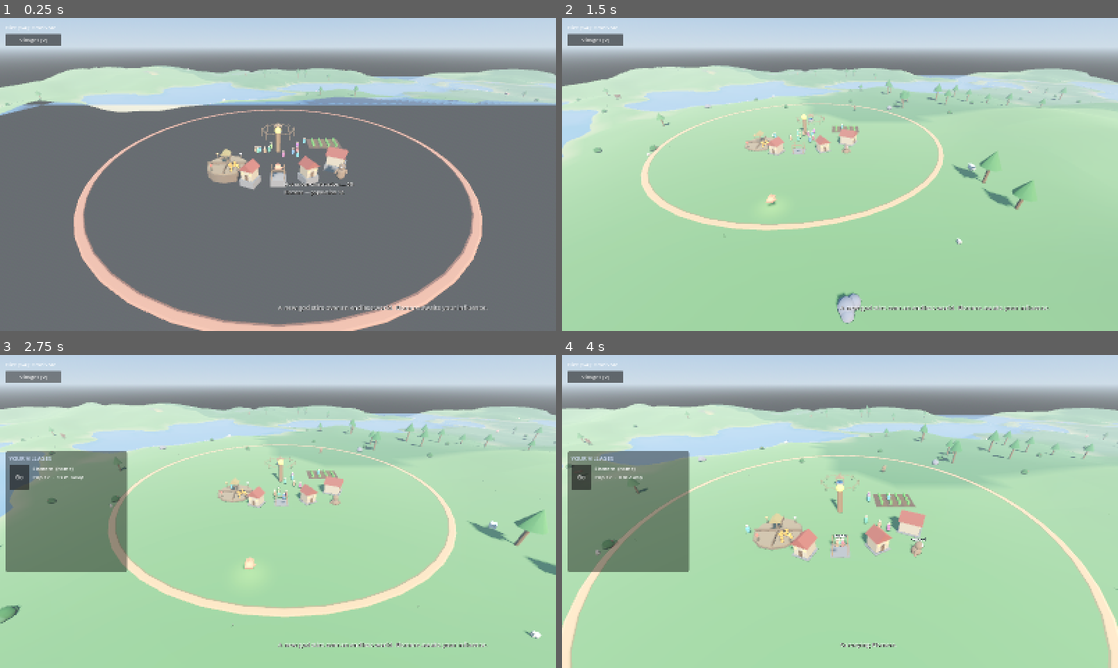
Above: before the commit, frames 1-4 (two rows, left to right).
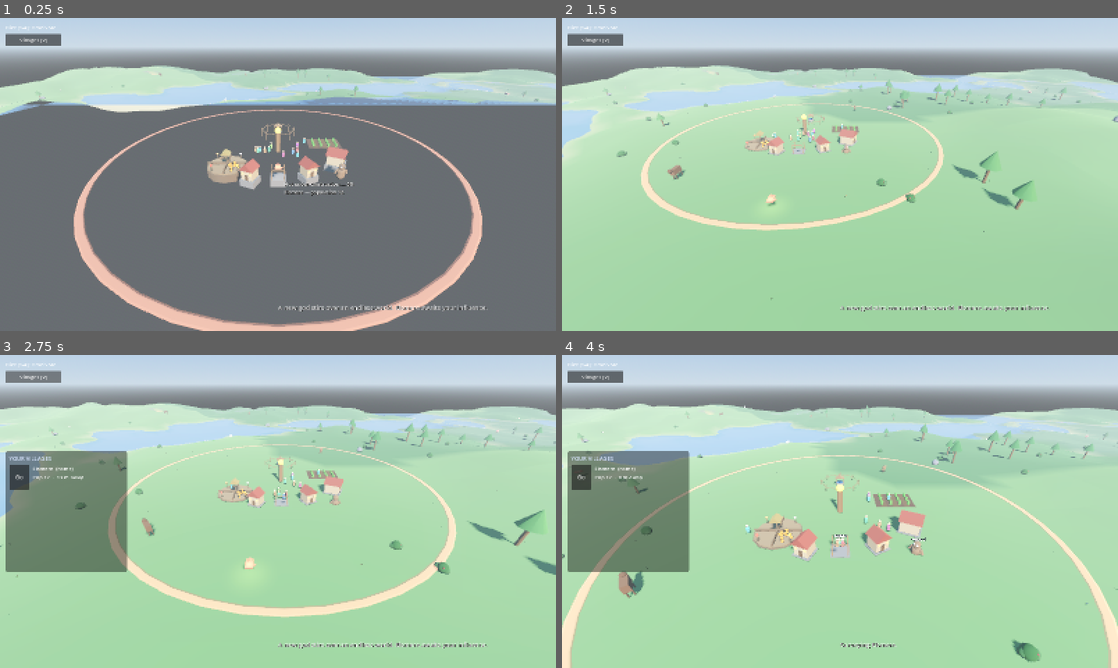
Above: after the commit, the same moments.

Repository: tjloman/tjloman
Game: Godot game, scene res://scenes/main.tscn
Two runs of this game, one before a commit and one after it. Both use one fixed random seed, a clock stepped at 60 frames per second and the inputs below.
Inputs (mouse positions are in pixels of both pictures, inside the frame that each line leads up to):
- Up to frame 1 (0.25 s): no input
- Up to frame 2 (1.5 s): move the mouse to (962, 158) at 0.52 s; hold Right 0.53-1.25 s; hold S (cam_back) 0.53-1.25 s; click (962, 158) at 0.67 s; drag from (728, 190) to (812, 237) at 1.27 s
- Up to frame 3 (2.75 s): click "Villages [V]" at 2 s
- Up to frame 4 (4 s): click "Go" at 2.75 s; click "Go" at 3.5 s

The runs differ from the first frame. In frame 1, less than 0.1% of the frame differs, in the area x 1-49%, y 16-28%; in frame 2, 0.7%; in frame 3, 0.6%; in frame 4, 0.8%, in the area x 0-95%, y 16-99%.

Commit message:
Flowers: randomize hue and rotation, double the count per chunk
- Every bloom now gets its own hue again (per-instance MultiMesh colour). For
  the custom flower model its material is cloned with vertex-colour tinting
  on, so the instance hue multiplies its texture; the billboard path keeps
  its shared white material.
- Custom flowers also get a random natural lean (up to ~18°) on top of the
  random yaw, and a random size — so no two sit the same way.
- Doubled the meadow: 6-12 flowers per grassland chunk (was 3-6). Still one
  MultiMesh draw call per chunk, so the cost stays trivial.

Co-Authored-By: Claude Opus 4.8 <noreply@anthropic.com>
Claude-Session: https://claude.ai/code/session_01NqBKfyc5c6bViy6kUi2S7P

Diff:
--- a/scripts/world/chunk.gd
+++ b/scripts/world/chunk.gd
@@ -116,7 +116,7 @@
 			_scatter_animals(rng, {"deer": 0.9, "bear": 0.12, "wolf": 0.12, "tiger": 0.04})
 		"grassland":
 			_scatter_trees(rng, rng.randi_range(1, 3), "grassland")
-			_scatter_flowers(rng, rng.randi_range(3, 6))
+			_scatter_flowers(rng, rng.randi_range(6, 12))
 			_scatter_deposits(rng, rng.randi_range(0, 1))
 			_scatter_bushes(rng, rng.randi_range(2, 3))
 			_scatter_animals(rng, {"sheep": 0.8, "horse": 0.25, "chicken": 0.3,
@@ -202,11 +202,18 @@
 ## version was 7 high-poly nodes EACH; a meadow of them was a big slice of
 ## the resource burst that backgrounded budget phones as chunks streamed in.
 func _scatter_flowers(rng: RandomNumberGenerator, count: int) -> void:
-	# A custom flower model (res://models/flower.glb) replaces the billboard: it
-	# brings its own textured material, so we skip per-instance colour tinting
-	# and vary the bloom by yaw and scale instead. Both paths are one MultiMesh
-	# — one draw call for the whole chunk's meadow.
+	# A custom flower model (res://models/flower.glb) replaces the billboard.
+	# Either way it's ONE MultiMesh (a single draw call for the chunk's meadow),
+	# and every bloom is a different hue, turned a different way, and sized a
+	# little differently. For the custom mesh we clone its material with
+	# vertex-colour tinting ON, so each instance's hue multiplies its texture.
 	var custom := ModelBank.mesh_for("flower")
+	var custom_mat: StandardMaterial3D = null
+	if custom != null:
+		var base := custom.surface_get_material(0)
+		if base is StandardMaterial3D:
+			custom_mat = (base as StandardMaterial3D).duplicate()
+			custom_mat.vertex_color_use_as_albedo = true
 	var xforms: Array[Transform3D] = []
 	var colors: Array[Color] = []
 	for i in count:
@@ -214,26 +221,31 @@
 		if not _spot_ok(spot):
 			continue
 		spot.y = world.height_at(position.x + spot.x, position.z + spot.z) + 0.02
+		# Random yaw always; the 3D model also gets a natural lean and a size.
 		var basis := Basis(Vector3.UP, rng.randf() * TAU)
 		if custom != null:
-			basis = basis.scaled(Vector3.ONE * rng.randf_range(1.3, 1.9))  # ~match the old bloom
+			var lean_ang := rng.randf() * TAU
+			var lean_axis := Vector3(cos(lean_ang), 0.0, sin(lean_ang))
+			basis = Basis(lean_axis, deg_to_rad(rng.randf_range(0.0, 18.0))) * basis
+			basis = basis.scaled(Vector3.ONE * rng.randf_range(1.2, 2.0))
 		xforms.append(Transform3D(basis, spot))
-		colors.append(Color.from_hsv(rng.randf(), 0.6, 0.95))
+		colors.append(Color.from_hsv(rng.randf(), rng.randf_range(0.5, 0.85), 0.98))
 	if xforms.is_empty():
 		return
 	var mm := MultiMesh.new()
 	mm.transform_format = MultiMesh.TRANSFORM_3D
-	mm.use_colors = custom == null  # the model is already coloured by its texture
+	mm.use_colors = true
 	mm.mesh = custom if custom != null else Util.blossom_mesh()
 	mm.instance_count = xforms.size()
 	for i in xforms.size():
 		mm.set_instance_transform(i, xforms[i])
-		if custom == null:
-			mm.set_instance_color(i, colors[i])
+		mm.set_instance_color(i, colors[i])
 	var mmi := MultiMeshInstance3D.new()
 	mmi.multimesh = mm
-	if custom == null:
-		mmi.material_override = Util.blossom_material()  # billboard needs its shared mat
+	# Custom: the cloned, vertex-tinted texture material. Billboard: its shared
+	# white material. (If the model carried no readable material, its own one is
+	# used as-is — textured, just untinted.)
+	mmi.material_override = custom_mat if custom != null else Util.blossom_material()
 	Util.apply_lod(mmi, Quality.clutter_distance())
 	add_child(mmi)
 
